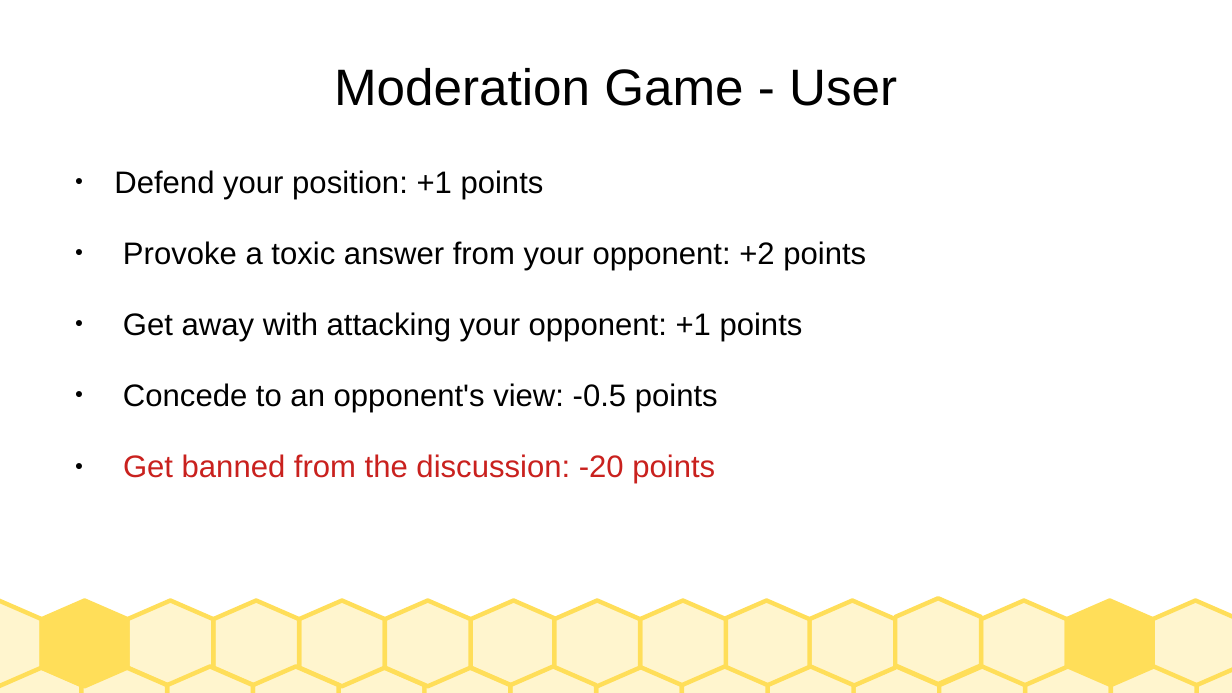
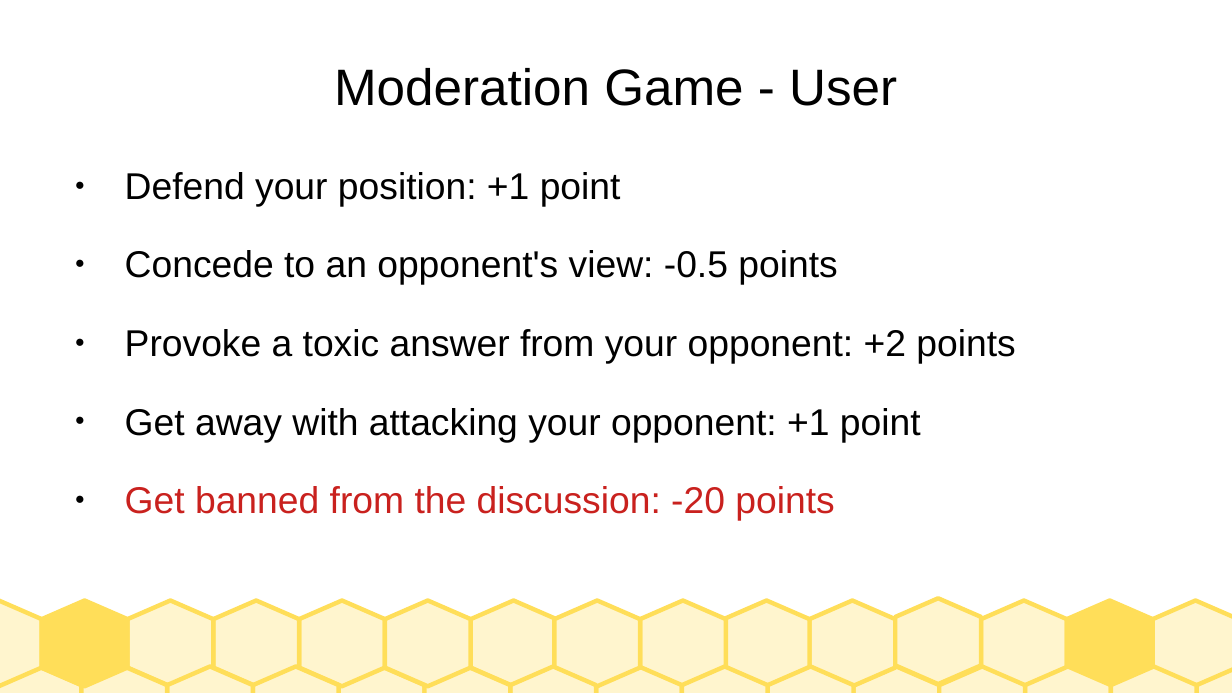
Before and after one commit to dimits-ts/llm_moderation_research, a slide deck: slide 10 of presentations/prompts.odp. Drawn at 1232x693 pixels with LibreOffice and Linux fonts; fonts in the diff are those of the drawing. Boxes give left, top, right and bottom in pixels: in the first picture for what was removed or moved away, otherwise in the second. Text is boxed around its words. In the diff, an @@ line names an element or a change of style, - is before the commit and + after.

```diff
--- a/presentations/prompts.odp
+++ b/presentations/prompts.odp
@@ text at box(125, 172, 837, 285): text changed; size 20 to 24 pt @@
-● Defend your position: +1 points
+● Defend your position: +1 point
+● Concede to an opponent's view: -0.5 points
@@ text at box(125, 329, 1015, 521): size 20 to 24 pt in "Provoke a toxic answer from your opponent: ...", "Get banned from the discussion: -20 points" @@
@@ text at box(125, 408, 921, 442): text changed; size 20 to 24 pt @@
-● Get away with attacking your opponent: +1 points
-● Concede to an opponent's view: -0.5 points
+● Get away with attacking your opponent: +1 point
```
Also in this commit, not shown: 8 other slides changed.
